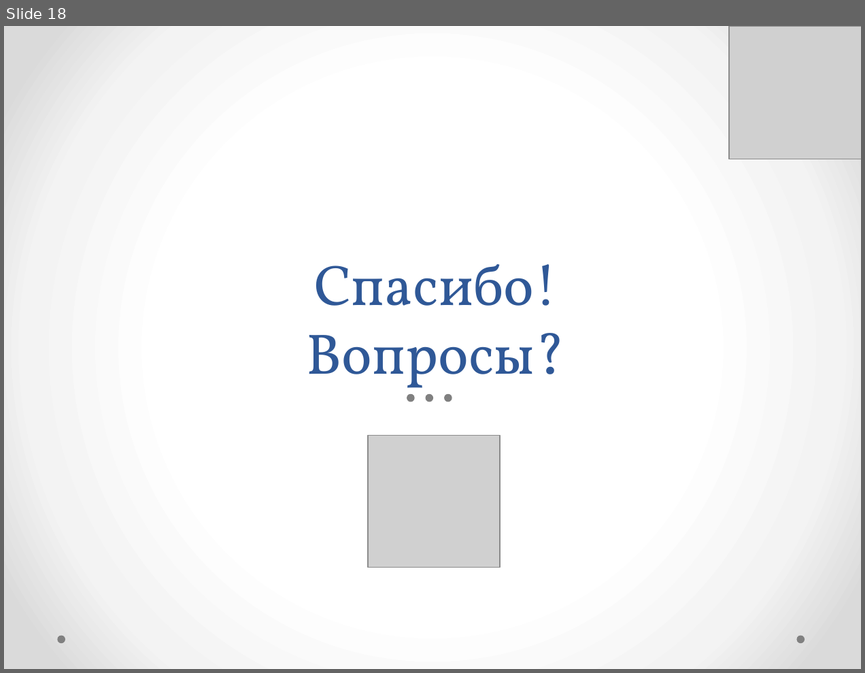
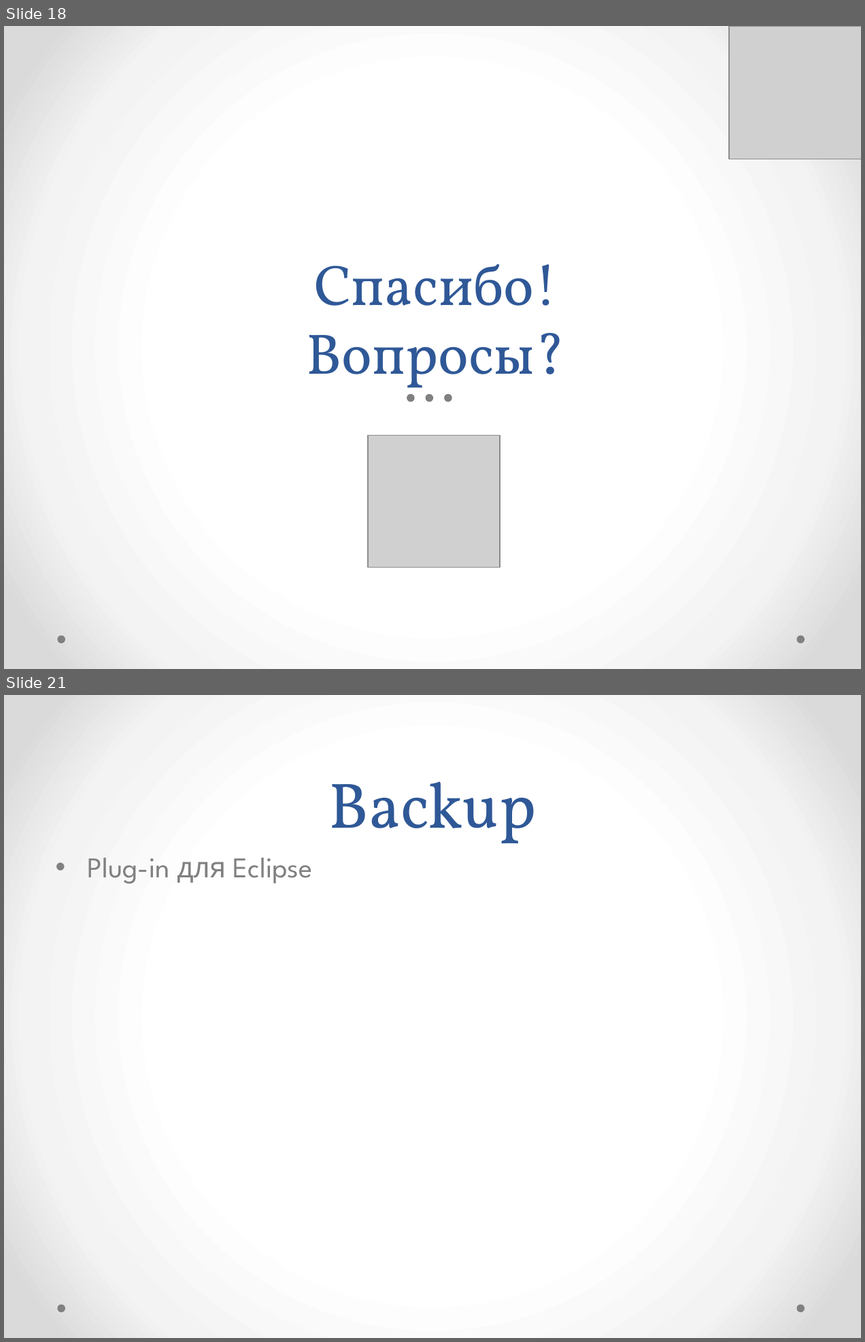
Before and after one commit to hisohito/proto-doc, a slide deck: shatilina.pptx. Shown one above the other, each under a label of ours: slide 18 before the commit, slides 18 and 21 after it; the slides between them are not shown. The pictures are 865x673 and 865x1342 pixels, drawn with LibreOffice and Linux fonts; fonts in the diff are those of the drawing; grey boxes stand for pictures. Boxes give left, top, right and bottom in pixels: in the first picture for what was removed or moved away, otherwise in the second. Text is boxed around its words. In the diff, an @@ line names an element or a change of style, - is before the commit and + after.

```diff
--- a/shatilina.pptx
+++ b/shatilina.pptx
@@ slide 21 added at (4, 695, 861, 1338), background gradient #FFFFFF to #F4F4F4 to #DADADA; not listed: 2 template elements that a slide beside it also shows @@
@@ title added at (329, 781, 536, 843), 54 pt, text #2F5897 @@
+Backup
@@ text added at (88, 858, 313, 883), 24 pt, text #808080 @@
+• Plug-in для Eclipse
```
Also in this commit, not shown: 6 slides changed, 3 other slides added, 1 slide removed, 3 other files.
